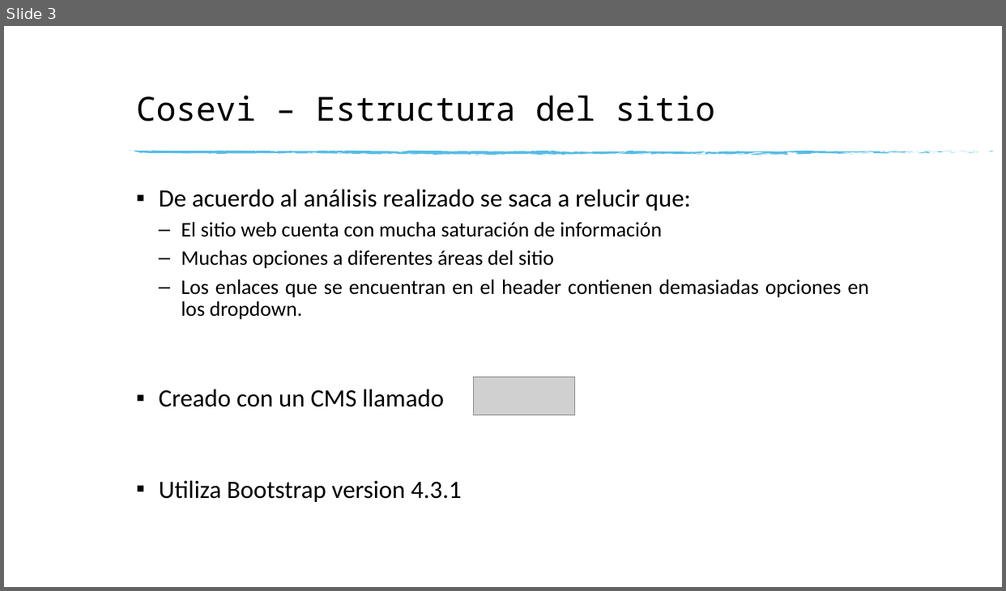
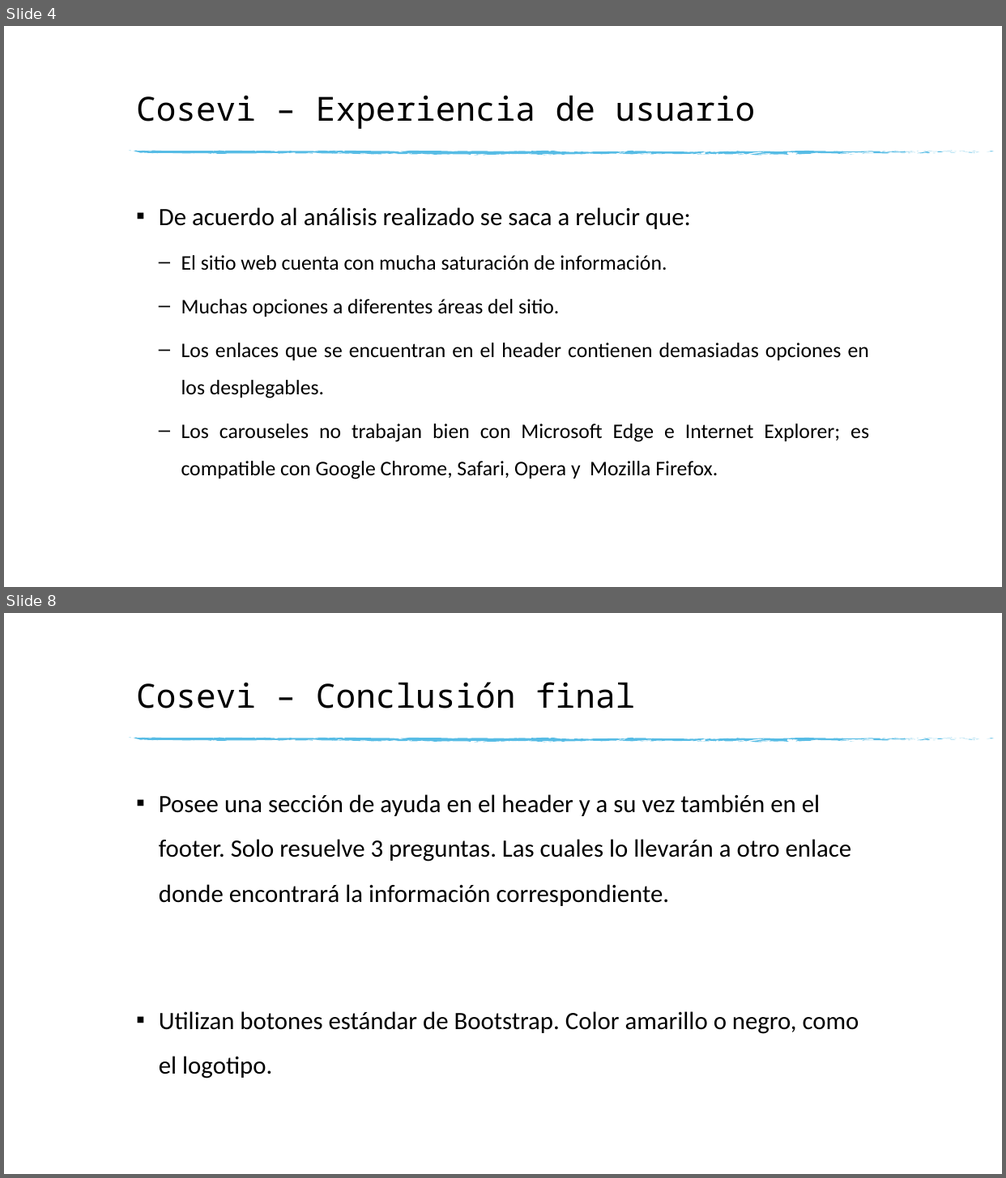
Before and after one commit to andres-elias-vargas-cenfotec/informacion-web-curso, a slide deck: Tarea#1/Tarea#1-Exposición.pptx. Shown one above the other, each under a label of ours: slide 3 before the commit, slides 4 and 8 after it; the slides between them are not shown. The pictures are 1006x591 and 1006x1178 pixels, drawn with LibreOffice and Linux fonts; fonts in the diff are those of the drawing; grey boxes stand for pictures. Boxes give left, top, right and bottom in pixels: in the first picture for what was removed or moved away, otherwise in the second. Text is boxed around its words. In the diff, an @@ line names an element or a change of style, - is before the commit and + after.

```diff
--- a/Tarea#1/Tarea#1-Exposición.pptx
+++ b/Tarea#1/Tarea#1-Exposición.pptx
@@ slide 8 added at [4,613,1002,1174], background #FFFFFF; not listed: 74 template elements that a slide beside it also shows @@
@@ title added at [136,682,635,709], 32 pt, text #000000 @@
+Cosevi – Conclusión final
@@ text added at [159,794,859,1079], 24 pt, text #000000 @@
+▪ Posee una sección de ayuda en el header y a su vez también en el footer. Solo resuelve 3 preguntas. Las cuales lo llevarán a otro enlace donde encontrará la información correspondiente.
+▪ Utilizan botones estándar de Bootstrap. Color amarillo o negro, como el logotipo.
@@ what was slide 3 is now slide 4 @@
@@ slide 4 changed as well @@
@@ title at [136,95,756,129]: text changed @@
-Cosevi – Estructura del sitio
+Cosevi – Experiencia de usuario
@@ text at [159,207,691,229]: line spacing 0.9 to 1.5 @@
@@ text at [181,255,869,480]: text changed @@
-  – El sitio web cuenta con mucha saturación de información
-  – Muchas opciones a diferentes áreas del sitio
-  – Los enlaces que se encuentran en el header contienen demasiadas opciones en los dropdown.
-▪ Creado con un CMS llamado
-▪ Utiliza Bootstrap version 4.3.1
+  – El sitio web cuenta con mucha saturación de información.
+  – Muchas opciones a diferentes áreas del sitio.
+  – Los enlaces que se encuentran en el header contienen demasiadas opciones en los desplegables.
+  – Los carouseles no trabajan bien con Microsoft Edge e Internet Explorer; es compatible con Google Chrome, Safari, Opera y Mozilla Firefox.
@@ picture removed at [473,377,574,416] @@
```
Also in this commit, not shown: 4 other slides changed, 4 other slides added, 4 slides removed, 1 other file.
